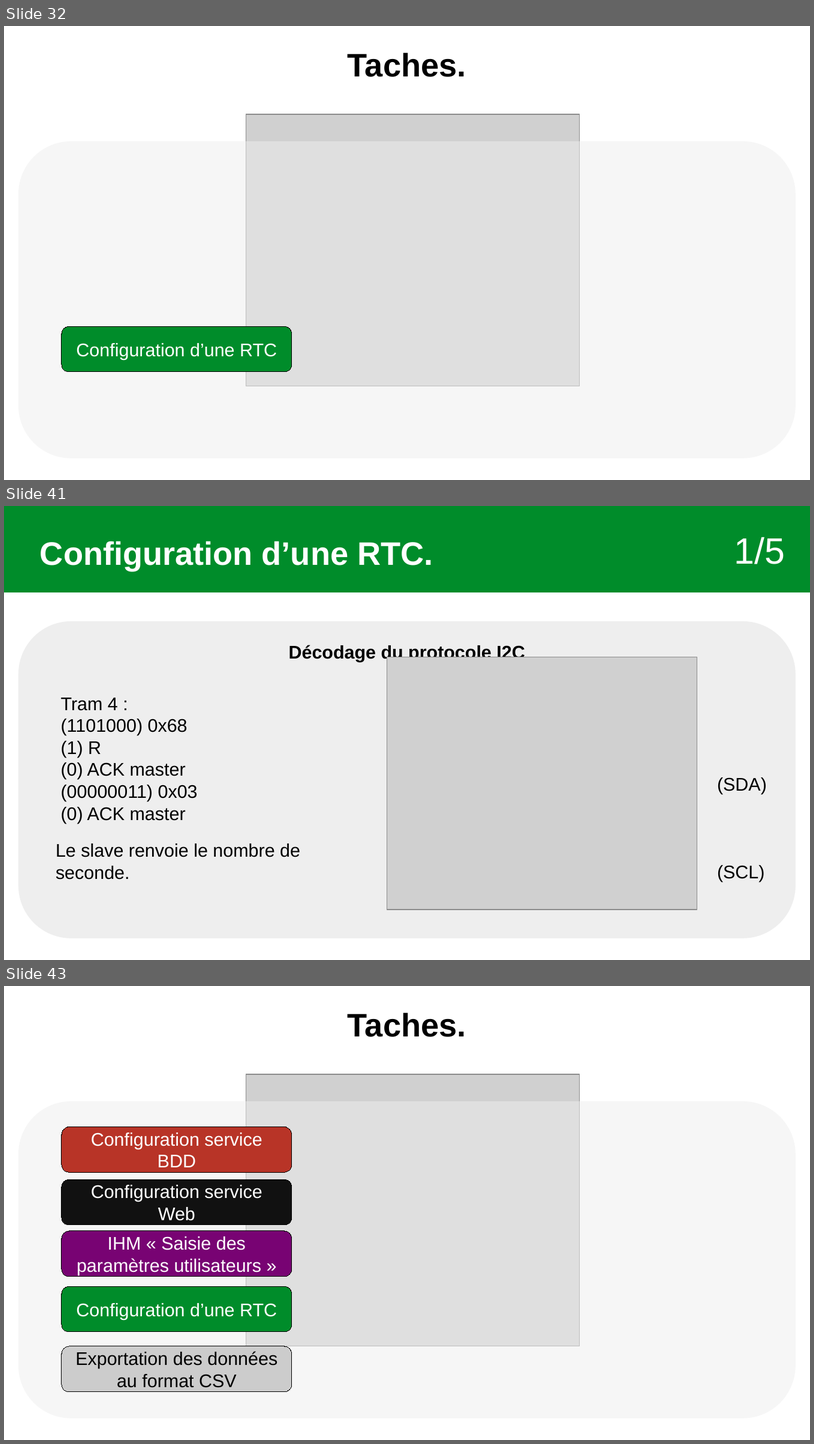
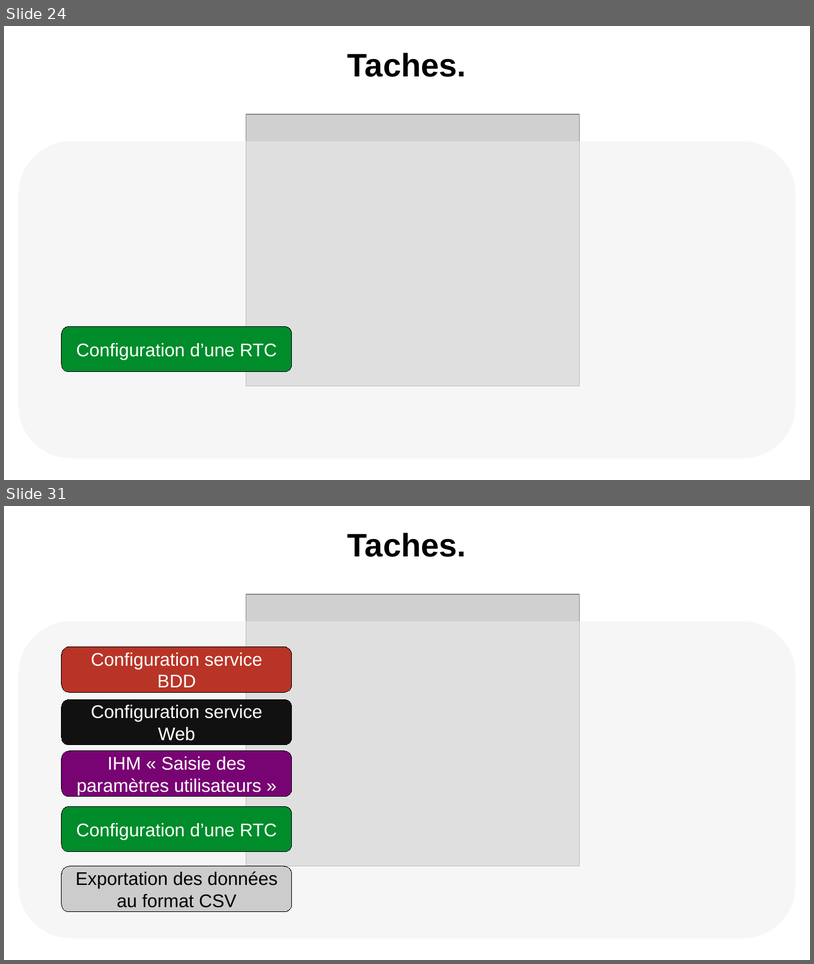
Before and after one commit to Sauvage89/sechoir-houblon, a slide deck: doc/diaporama/revu2/revu2_sauvage.odp. Shown one above the other, each under a label of ours: slides 32, 41 and 43 before the commit, slides 24 and 31 after it; the slides between them are not shown. The pictures are 814x1444 and 814x964 pixels, drawn with LibreOffice and Linux fonts; fonts in the diff are those of the drawing; grey boxes stand for pictures. Boxes give left, top, right and bottom in pixels: in the first picture for what was removed or moved away, otherwise in the second. Text is boxed around its words. In the diff, an @@ line names an element or a change of style, - is before the commit and + after.

```diff
--- a/doc/diaporama/revu2/revu2_sauvage.odp
+++ b/doc/diaporama/revu2/revu2_sauvage.odp
@@ slide 41 removed at (x1=4, y1=506, x2=810, y2=960), background #FFFFFF @@
@@ rectangle removed at (x1=4, y1=506, x2=810, y2=592) @@
@@ text removed at (x1=40, y1=541, x2=433, y2=571) @@
-Configuration d’une RTC.
@@ text removed at (x1=734, y1=537, x2=785, y2=564) @@
-1/5
@@ rounded rectangle removed at (x1=18, y1=621, x2=797, y2=938) @@
-Décodage du protocole I2C
@@ picture removed at (x1=387, y1=657, x2=698, y2=909) @@
@@ text removed at (x1=61, y1=697, x2=198, y2=823) @@
-Tram 4 :
-(1101000) 0x68
-(1) R
-(0) ACK master
-(00000011) 0x03
-(0) ACK master
@@ text removed at (x1=717, y1=777, x2=767, y2=882) @@
-(SDA)
-(SCL)
@@ text removed at (x1=56, y1=843, x2=300, y2=879) @@
-Le slave renvoie le nombre de seconde.
@@ what was slide 32 is now slide 24 @@
@@ what was slide 43 is now slide 31 @@
```
Also in this commit, not shown: 22 slides changed, 1 slide added, 14 other slides removed, 2 other files.
